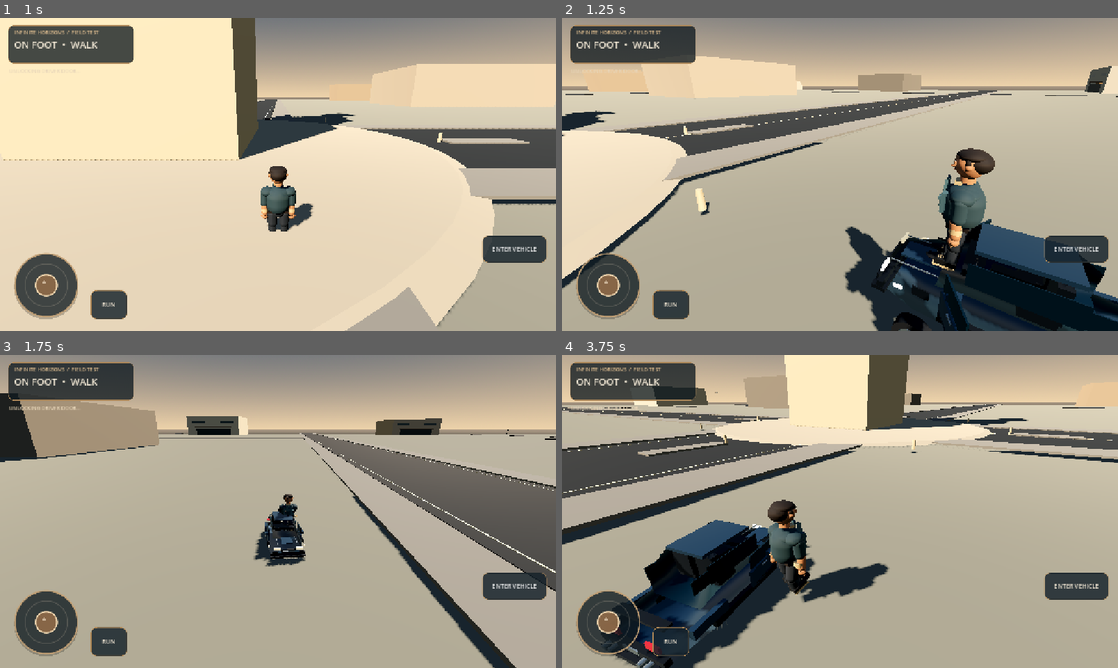
Above: before the commit, frames 1-4 (two rows, left to right).
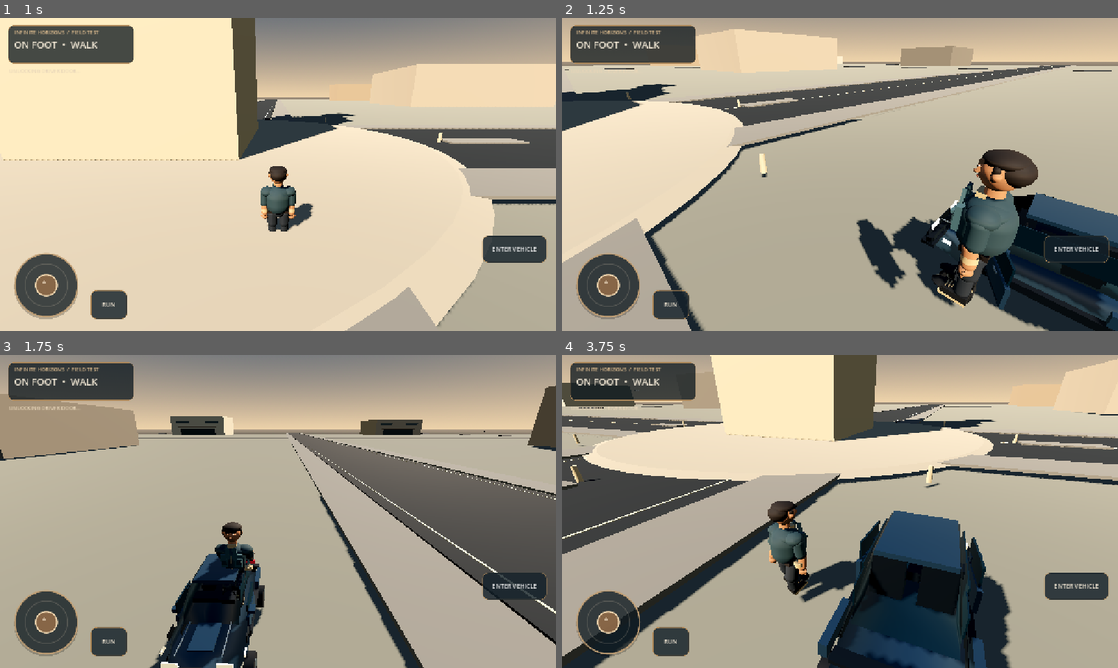
Above: after the commit, the same moments.

Repository: strideproject77-lgtm/Hill-Climb
Game: Godot game, scene res://scenes/main.tscn
Same seed, same stepped clock (60 frames per second), same inputs: the game is played once before the commit and once after it.
Inputs (mouse positions are in pixels of both pictures, inside the frame that each line leads up to):
- Up to frame 1 (1 s): click "ENTER VEHICLE" at 0.5 s
- Up to frame 2 (1.25 s): no input
- Up to frame 3 (1.75 s): click "ENTER VEHICLE" at 1.25 s
- Up to frame 4 (3.75 s): tap Enter at 2 s; move the mouse to (962, 495) at 2.02 s; hold Right 2.03-2.75 s; tap E at 2.1, 3.6 s; click (962, 495) at 2.17 s; drag from (728, 527) to (812, 574) at 2.77 s; move the mouse to (895, 442) at 3.52 s; hold Right from 3.53 s (still down)

Frame 1 is identical in both runs. In frame 2, 45% of the frame differs, in the area x 0-100%, y 0-100%; in frame 3, 18%; in frame 4, 48%.

Commit message:
Align driver approach and exit with driver-side door

Diff:
--- a/game/scripts/open_world.gd
+++ b/game/scripts/open_world.gd
@@ -254,7 +254,7 @@
 	# A short approach/seat transition: the character is moved to the driver
 	# seat, adopts a seated pose, then the door closes before driving begins.
 	var seat_world: Transform3D = vehicle.get_driver_seat_transform()
-	var side_step := vehicle.global_transform.basis.x * -1.18
+	var side_step := vehicle.global_transform.basis.x * 1.18
 	var approach := seat_world.origin + side_step + Vector3.UP * 0.08
 	var approach_tween := create_tween()
 	approach_tween.tween_property(player,"global_position",approach,0.28).set_trans(Tween.TRANS_SINE).set_ease(Tween.EASE_OUT)
@@ -280,7 +280,7 @@
 	vehicle.angular_velocity = Vector3.ZERO
 	vehicle.set_doors_open(true,0.42)
 	await get_tree().create_timer(0.46).timeout
-	var exit_position := vehicle.global_position + vehicle.global_transform.basis.x * -2.25 + Vector3.UP * 0.18
+	var exit_position := vehicle.global_position + vehicle.global_transform.basis.x * 2.25 + Vector3.UP * 0.18
 	player.global_position = exit_position
 	player.velocity = Vector3.ZERO
 	player.exit_vehicle_visual(player)
